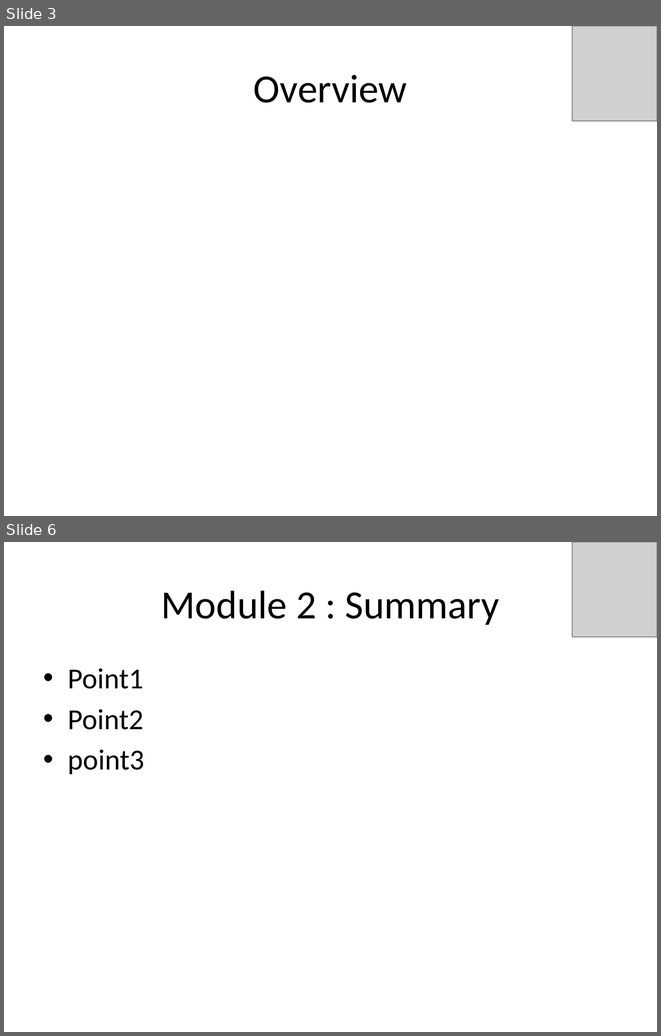
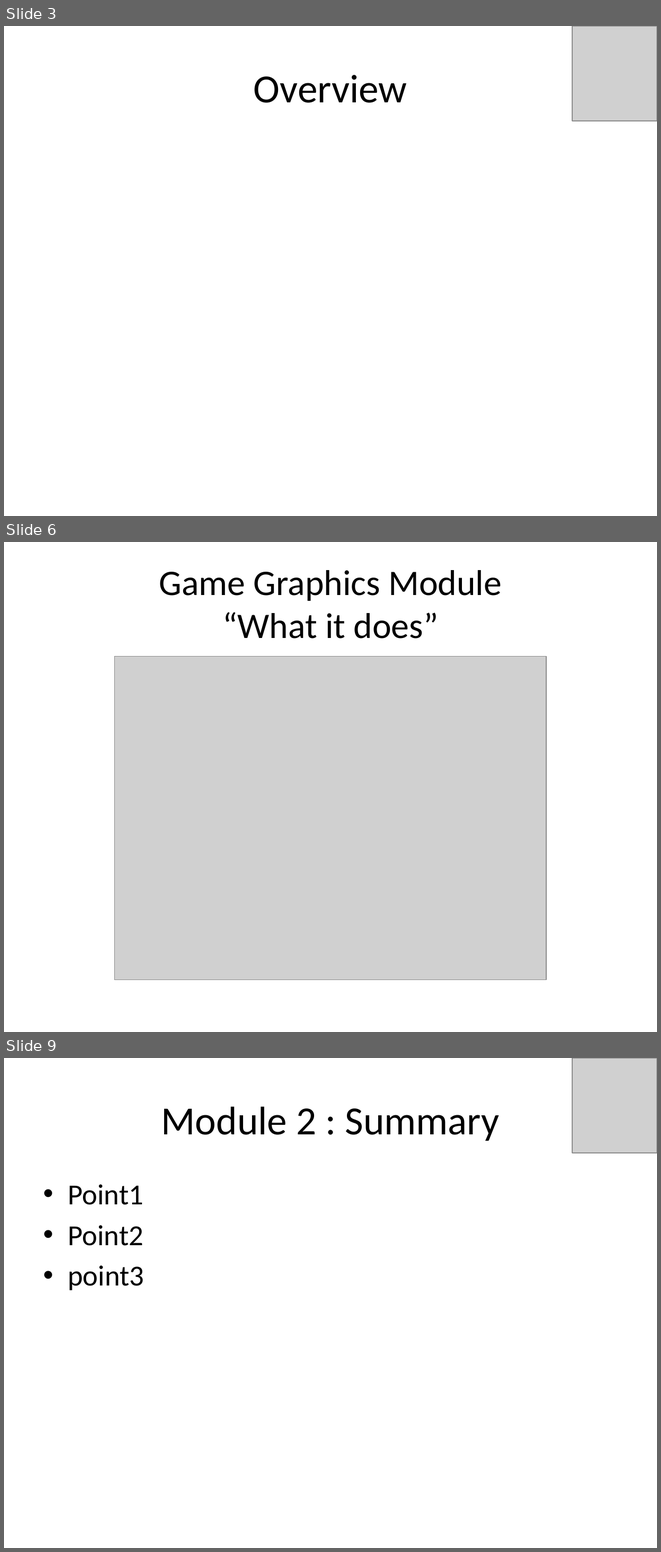
Before and after one commit to idxExtropy/duel-reality, a slide deck: Docs/DUEL REALITY .pptx. Shown one above the other, each under a label of ours: slides 3 and 6 before the commit, slides 3, 6 and 9 after it; the slides between them are not shown. The pictures are 661x1036 and 661x1552 pixels, drawn with LibreOffice and Linux fonts; fonts in the diff are those of the drawing; grey boxes stand for pictures. Boxes give left, top, right and bottom in pixels: in the first picture for what was removed or moved away, otherwise in the second. Text is boxed around its words. In the diff, an @@ line names an element or a change of style, - is before the commit and + after.

Commit message:
Added slides for 2 minute presentation of the graphics window module.

```diff
--- a/Docs/DUEL REALITY .pptx
+++ b/Docs/DUEL REALITY .pptx
@@ slide 6 added at [4,542,657,1032], background #FFFFFF @@
@@ title added at [159,570,502,638], 39.6 pt, text #000000 @@
+Game Graphics Module
+“What it does”
@@ picture added at [115,656,547,979] @@
@@ what was slide 6 is now slide 9 @@
```
Also in this commit, not shown: 4 other slides added, 2 slides removed.
